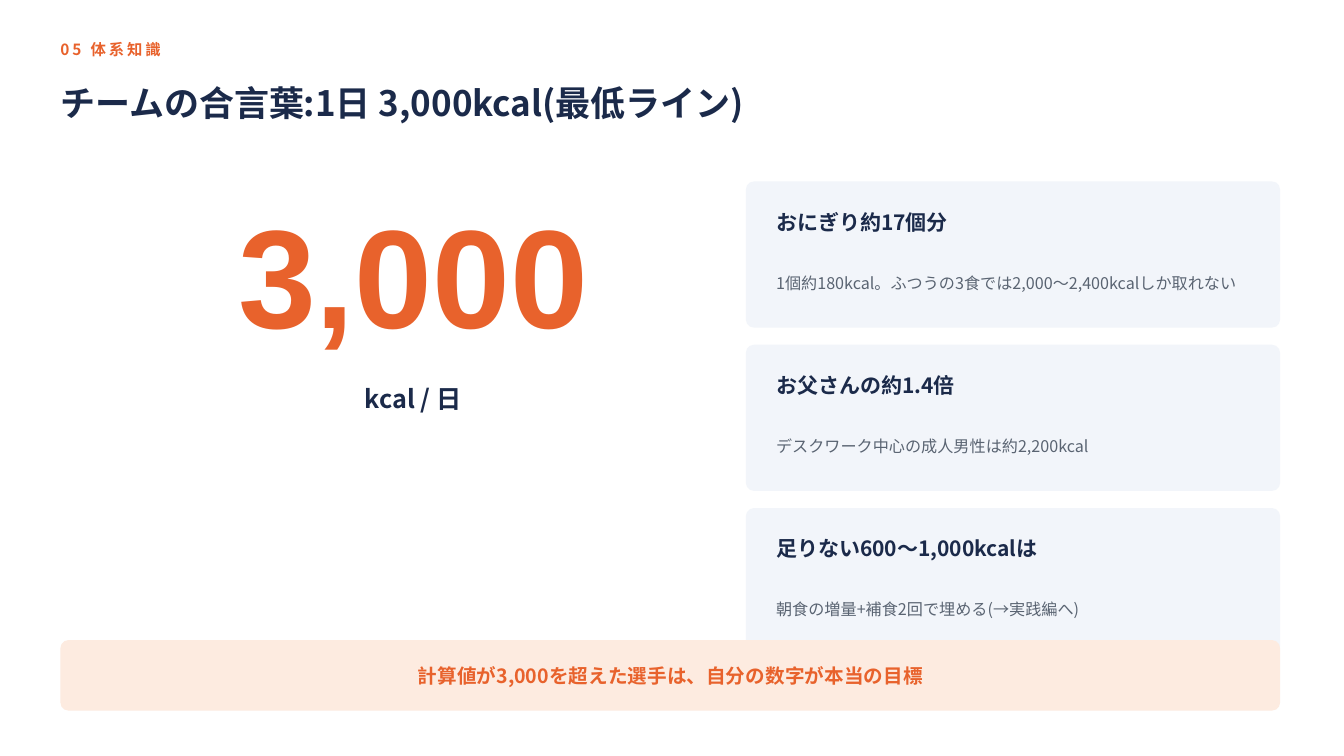
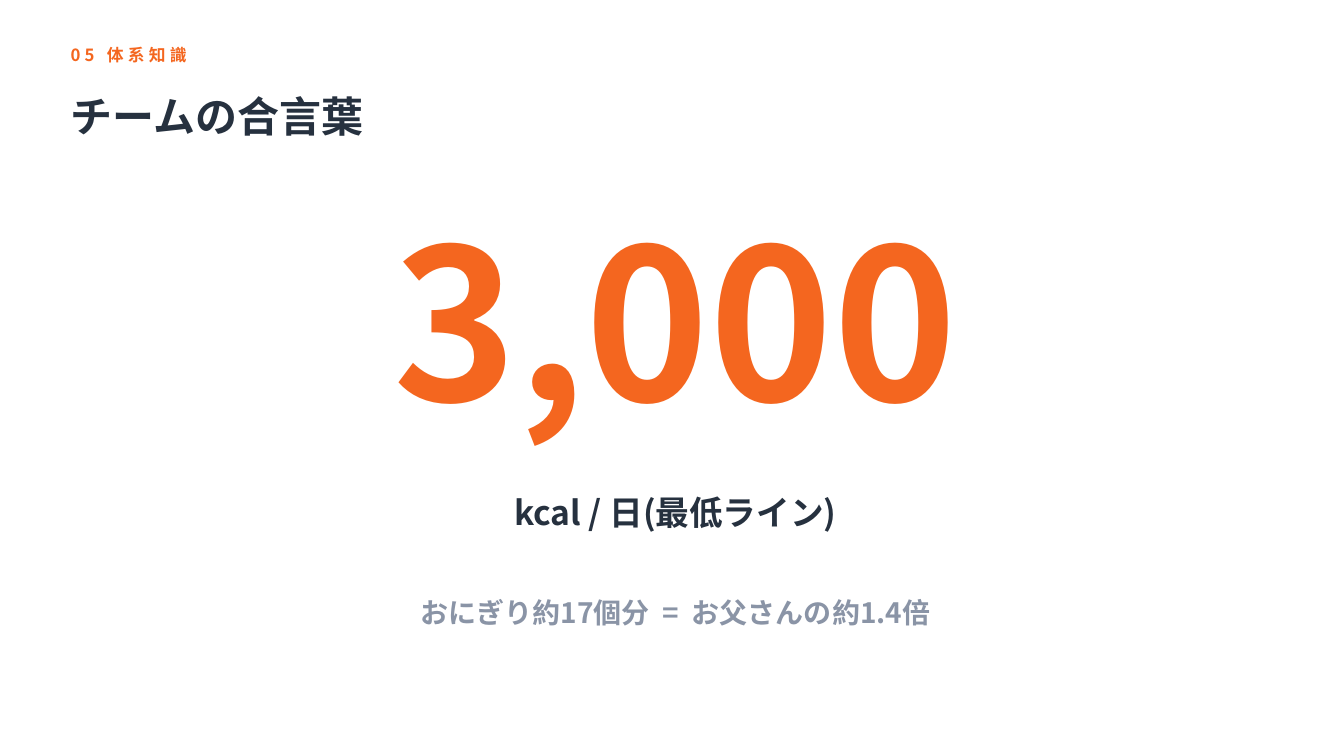
Before and after one commit to k-nomiya/Claude-Code-Test, a slide deck: slide 30 of nutrition-workshop/slides.pptx (slide 29 before the commit). Drawn at 1344x756 pixels with LibreOffice and Linux fonts; fonts in the diff are those of the drawing. Boxes give left, top, right and bottom in pixels: in the first picture for what was removed or moved away, otherwise in the second. Text is boxed around its words. In the diff, an @@ line names an element or a change of style, - is before the commit and + after.

```diff
--- a/nutrition-workshop/slides.pptx
+++ b/nutrition-workshop/slides.pptx
@@ text "05 体系知識": place and size @@
-text "05 体系知識" at [91, 42, 161, 57]
+text "05 体系知識" at [107, 46, 187, 63]
@@ text "05 体系知識" at [107, 46, 187, 63]: size 11 to 12 pt, text colour #E8622C to #F4661F, letter spacing 2 to 3 pt @@
@@ text at [71, 96, 364, 136]: text changed; size 25 to 30 pt; text colour #1B2A4A to #26313F @@
-チームの合言葉:1日 3,000kcal(最低ライン)
+チームの合言葉
@@ text "3,000": place and size @@
-text "3,000" at [238, 230, 588, 350]
+text "3,000" at [393, 242, 957, 446]
@@ text "3,000" at [393, 242, 957, 446]: size 100 to 150 pt, font Arial to Noto Sans CJK JP, text colour #E8622C to #F4661F @@
@@ rounded rectangle removed at [746, 181, 1280, 328] @@
@@ text removed at [776, 212, 948, 232] @@
-おにぎり約17個分
@@ text removed at [776, 275, 1236, 292] @@
-1個約180kcal。ふつうの3食では2,000〜2,400kcalしか取れない
@@ rounded rectangle removed at [746, 345, 1280, 491] @@
@@ text removed at [365, 388, 461, 410] @@
-kcal / 日
@@ text removed at [776, 438, 1088, 455] @@
-デスクワーク中心の成人男性は約2,200kcal
@@ text added at [514, 496, 836, 532], 24 pt, text #26313F, bold @@
+kcal / 日(最低ライン)
@@ rounded rectangle removed at [746, 508, 1280, 654] @@
@@ text removed at [776, 539, 1037, 560] @@
-足りない600〜1,000kcalは
@@ text at [420, 599, 931, 626]: text changed; size 15 to 20 pt; text colour #1B2A4A to #8A94A6 @@
-お父さんの約1.4倍
+おにぎり約17個分 = お父さんの約1.4倍
@@ text removed at [776, 601, 1079, 618] @@
-朝食の増量+補食2回で埋める(→実践編へ)
@@ rounded rectangle removed at [60, 640, 1280, 711] @@
@@ text removed at [418, 666, 923, 687] @@
-計算値が3,000を超えた選手は、自分の数字が本当の目標
```
Also in this commit, not shown: 44 other slides changed, 1 slide added.
